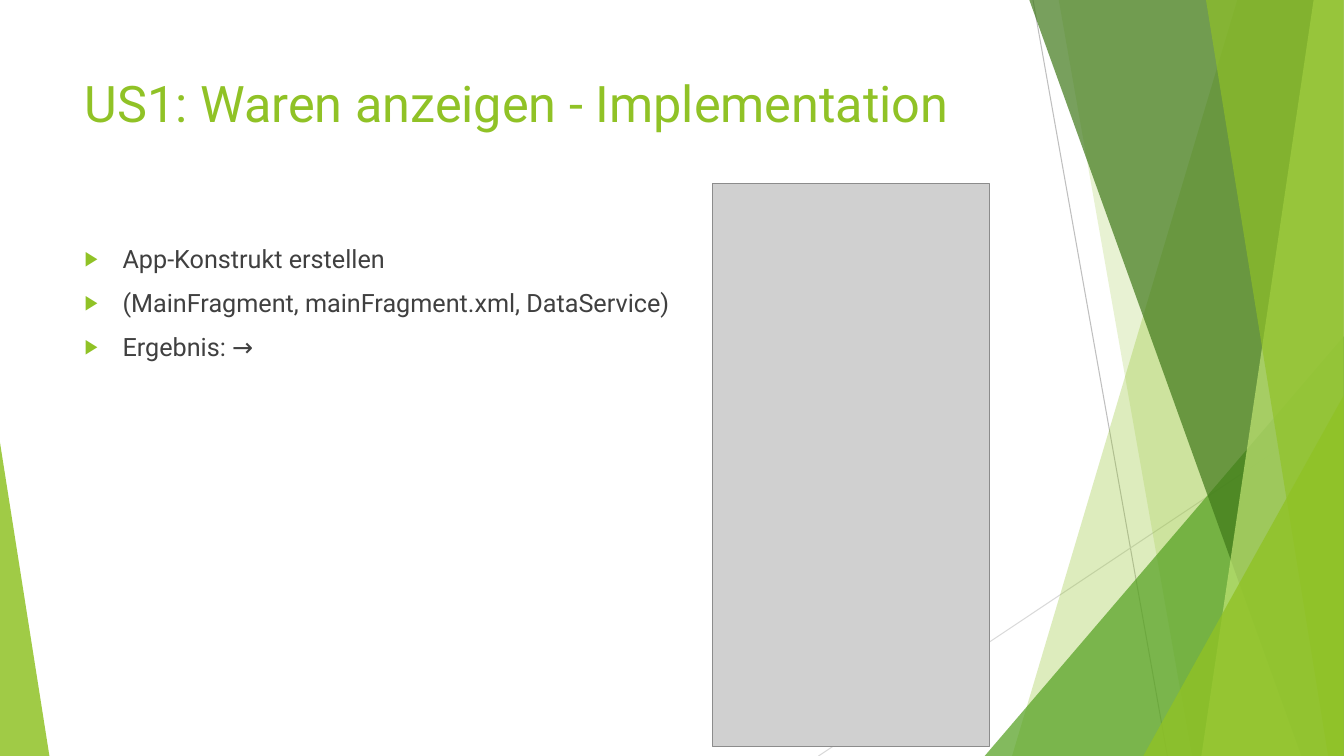
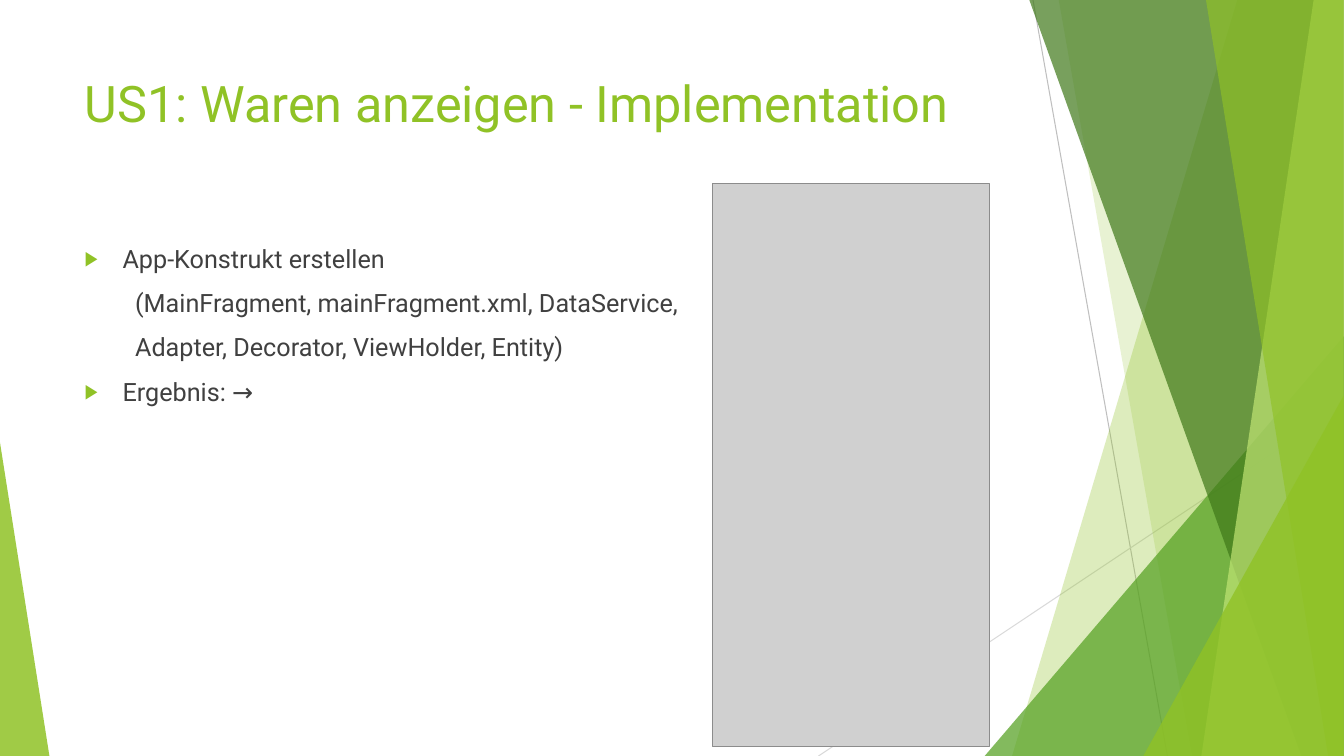
Before and after one commit to Grisdoff/Planet.Shop, a slide deck: slide 5 of Organisatorisches/Presentations/Presentation_WS.pptx. Drawn at 1344x756 pixels with LibreOffice and Linux fonts; fonts in the diff are those of the drawing; grey boxes stand for pictures. Boxes give left, top, right and bottom in pixels: in the first picture for what was removed or moved away, otherwise in the second. Text is boxed around its words. In the diff, an @@ line names an element or a change of style, - is before the commit and + after.

```diff
--- a/Organisatorisches/Presentations/Presentation_WS.pptx
+++ b/Organisatorisches/Presentations/Presentation_WS.pptx
@@ text at <box>135,292,678,362</box>: text changed @@
-▶ (MainFragment, mainFragment.xml, DataService)
+(MainFragment, mainFragment.xml, DataService,
+Adapter, Decorator, ViewHolder, Entity)
```
Also in this commit, not shown: 1 other slide changed, 7 slides added.
